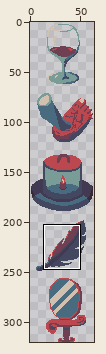
Two states of a pixel-art file, src/assets/art/package_details.aseprite. The first picture is a wide view before the edit; the outline marks the close-up.
Close-up. Old version:
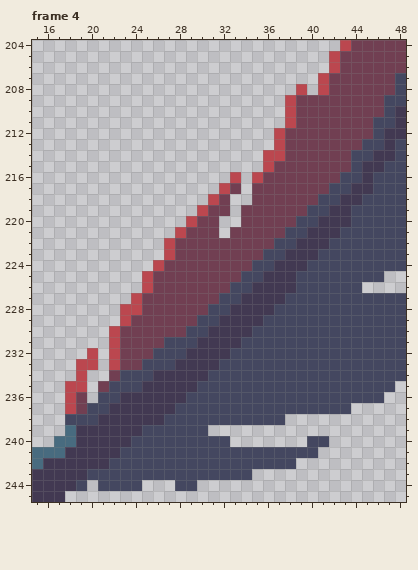
64x320 pixels, 4 frames. Shown: frame 4: x 15..48, y 204..245.
After:
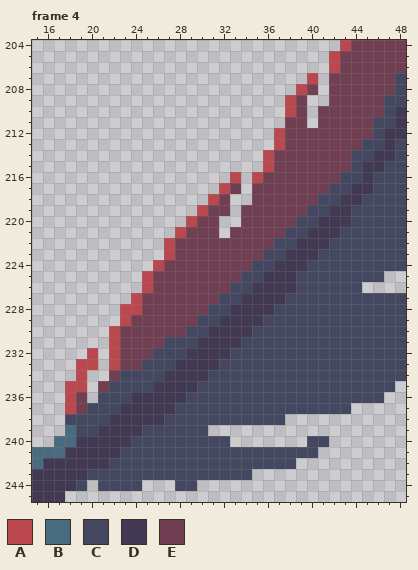
Palette (. is transparent): A #bb474f  B #486b7f  C #444760  D #423952  E #713f52
Diff:
Frame 4:
The author put colour A in row 207 at x 40.
Colour D becomes colour C in row 234 at x 26; in row 235 at x 25; in row 236 at x 23; in row 237 at x 22; in row 238 at x 21; in row 239 at x 19 to 20.
The author put colour E in row 208 at x 40.
Colour A becomes colour E in row 211 at x 38; in row 214 at x 37.
The edit erases colour A in rows 207 to 208 at x 41.
The edit erases colour E in row 209 at x 40 to 41; in rows 210 to 211 at x 40.
Where, in picture pixels (left, top, right, bottom), the same in both close-ups:
changed: (274, 73, 329, 161)
changed: (76, 370, 164, 436)
